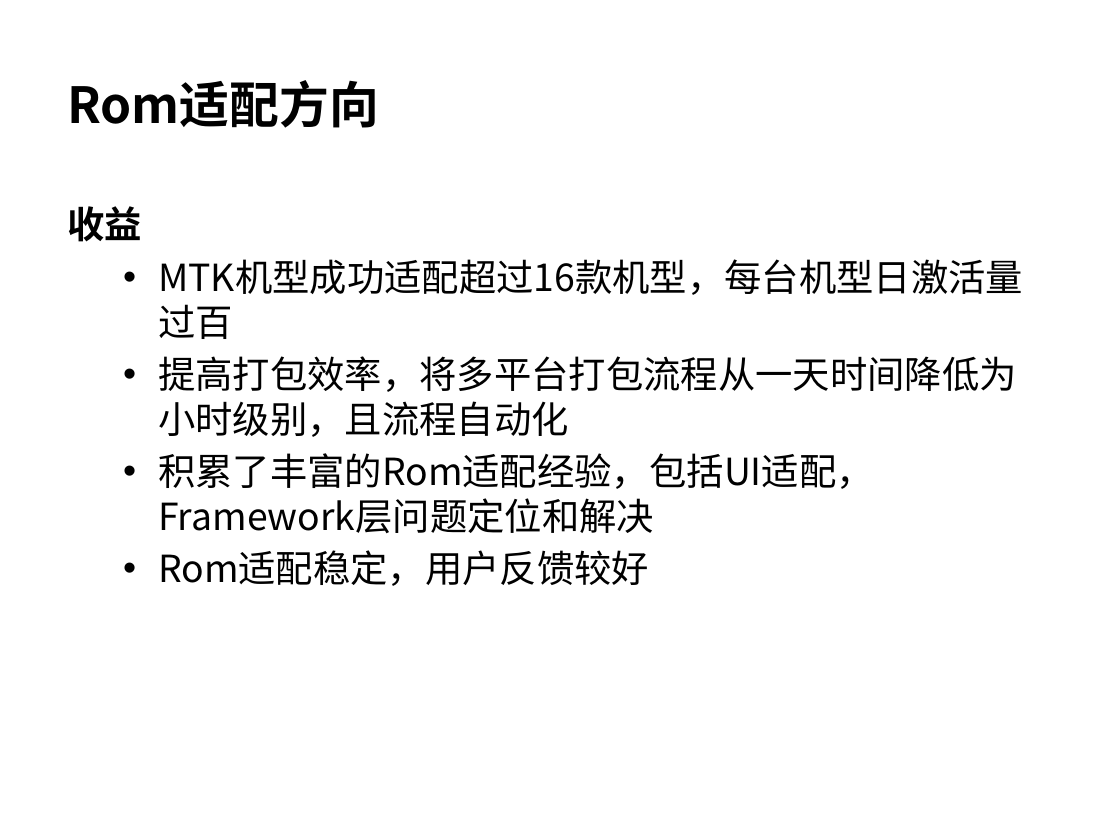
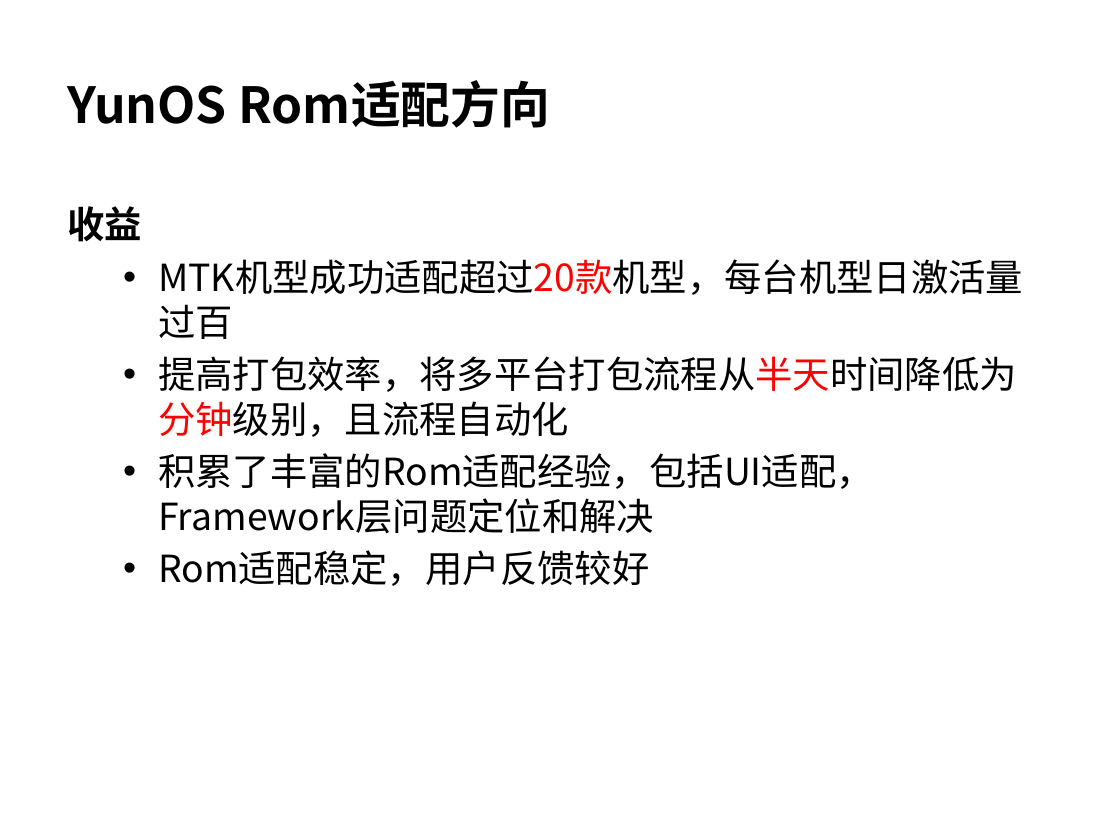
Before and after one commit to wangzhengyi/WangZhengyi, a slide deck: slide 7 of promote/2016-promote-p6.pptx (slide 13 before the commit). Drawn at 1120x840 pixels with LibreOffice and Linux fonts; fonts in the diff are those of the drawing. Boxes give left, top, right and bottom in pixels: in the first picture for what was removed or moved away, otherwise in the second. Text is boxed around its words. In the diff, an @@ line names an element or a change of style, - is before the commit and + after.

```diff
--- a/promote/2016-promote-p6.pptx
+++ b/promote/2016-promote-p6.pptx
@@ title at bbox=[67, 80, 550, 128]: text changed @@
-Rom适配方向
+YunOS Rom适配方向
@@ text at bbox=[158, 259, 1023, 437]: text changed @@
-  • MTK机型成功适配超过16款机型，每台机型日激活量过百
-  • 提高打包效率，将多平台打包流程从一天时间降低为小时级别，且流程自动化
+  • MTK机型成功适配超过20款机型，每台机型日激活量过百
+  • 提高打包效率，将多平台打包流程从半天时间降低为分钟级别，且流程自动化
```
Also in this commit, not shown: 9 other slides changed.
